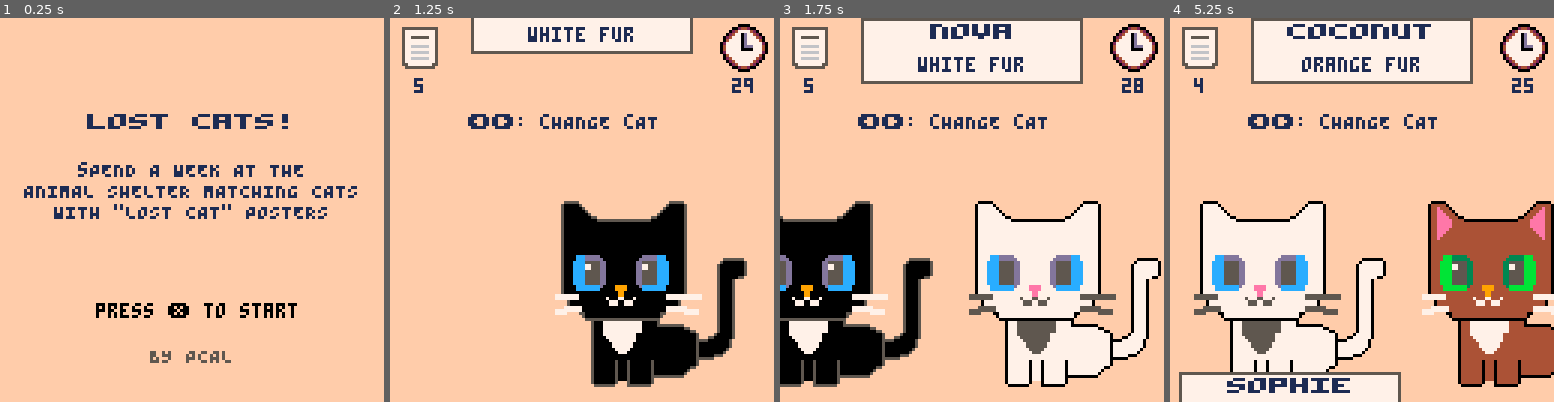
Above: before the commit, frames 1-4 (left to right).
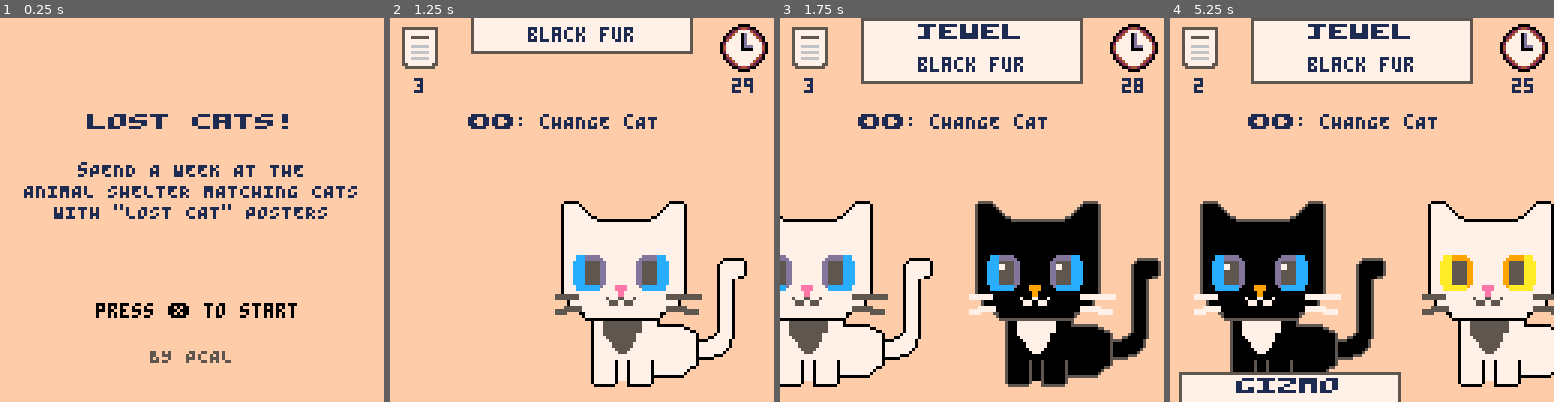
Above: after the commit, the same moments.

Repository: pcal43/pico8-papurrs-please
Game: PICO-8 cartridge pico8-home/carts/lost-cats.p8
The game is run twice, just before and just after one commit, with the same random seed, the same clock (stepped at 60 frames per second) and the same inputs.
Inputs:
- Up to frame 1 (0.25 s): no input
- Up to frame 2 (1.25 s): tap X (X key) at 0.33, 1.07 s; tap O (Z key) at 0.7 s
- Up to frame 3 (1.75 s): hold Right from 1.6 s (still down); tap O (Z key) at 1.7 s
- Up to frame 4 (5.25 s): tap X (X key) every 1.12 s from 1.85 to 5.2 s; release Right at 2.1 s; tap O (Z key) every 0.4 s from 2.1 to 4.9 s; hold Up 2.15-2.42 s; hold Right 2.47-3.03 s; hold Left 3.08-3.58 s; hold Down 3.63-3.97 s; hold Right 4.02-4.68 s; hold Up 4.73-5.03 s; hold Left from 5.08 s (still down)

Frame 1 is identical in both runs. In frame 2, 14% of the frame differs, in the area x 6-93%, y 2-97%; in frame 3, 26%; in frame 4, 26%, in the area x 6-100%, y 1-98%.

Commit message:
checkpoint

Diff:
--- a/pico8-home/carts/src/GameScreen.lua
+++ b/pico8-home/carts/src/GameScreen.lua
@@ -422,12 +422,18 @@
         end
     end
 
-    -- Step 2: Create posters for posterCount randomly selected cats
+    -- Step 2: Create posters for posterCount cats, ensuring each poster matches exactly one cat
     local usedPosterCombos = {}
-    local catsForPosters = pickUniqueIntegers(posterCount, 1, catCount)
-
-    for i = 1, posterCount do
-        local catIndex = catsForPosters[i]
+    local catsWithPosters = {}  -- track which cats have valid posters
+    local availableCatIndices = {}
+    for i = 1, catCount do
+        add(availableCatIndices, i)
+    end
+    shuffleArray(availableCatIndices)  -- randomize order
+
+    local catPoolIndex = 1
+    while #posters < posterCount and catPoolIndex <= #availableCatIndices do
+        local catIndex = availableCatIndices[catPoolIndex]
         local cat = cats[catIndex]
         local foundValidPoster = false
         local posterAttempts = 0
@@ -463,27 +469,34 @@
 
             -- Check if this poster combo is unique
             if not usedPosterCombos[posterComboKey] then
-                -- Check if this poster would accidentally match any OTHER cat
-                local matchesOtherCat = false
+                -- Check if this poster matches exactly one cat (the intended one)
+                local matchingCatIndex = nil
+                local multipleMatches = false
+
                 for i = 1, #cats do
-                    if i != catIndex then
-                        local otherCat = cats[i]
-                        local matches = true
-                        for traitKey, traitValue in pairs(posterTraits) do
-                            if otherCat.traits[traitKey] != traitValue then
-                                matches = false
-                                break
-                            end
-                        end
-                        if matches then
-                            matchesOtherCat = true
+                    local testCat = cats[i]
+                    local matches = true
+                    for traitKey, traitValue in pairs(posterTraits) do
+                        if testCat.traits[traitKey] != traitValue then
+                            matches = false
                             break
                         end
                     end
-                end
-
-                if not matchesOtherCat then
+
+                    if matches then
+                        if matchingCatIndex == nil then
+                            matchingCatIndex = i
+                        else
+                            multipleMatches = true
+                            break
+                        end
+                    end
+                end
+
+                -- Only accept if it matches exactly the intended cat and no others
+                if matchingCatIndex == catIndex and not multipleMatches then
                     usedPosterCombos[posterComboKey] = true
+                    catsWithPosters[catIndex] = true
                     local name = requireNonNil(get_cat_name(name_indeces[catIndex]), "nil cat name")
                     local poster = Poster.new(name, name_indeces[catIndex] < CAT_NAME_FIRST_MALE, posterTraits)
                     add(posters, poster)
@@ -493,21 +506,14 @@
         end
 
         if not foundValidPoster then
-            printh("error: couldn't create valid poster for cat "..catIndex)
-            -- Still add a poster to maintain array structure, even if suboptimal
-            local name = requireNonNil(get_cat_name(name_indeces[catIndex]), "nil cat name")
-            local posterTraits = {}
-            -- Use first minTraits traits from the cat
-            local traitIdx = 0
-            for _, traitKey in pairs(posterTraitKeys) do
-                if traitIdx < minTraits then
-                    posterTraits[traitKey] = cat.traits[traitKey]
-                    traitIdx += 1
-                end
-            end
-            local poster = Poster.new(name, name_indeces[catIndex] < CAT_NAME_FIRST_MALE, posterTraits)
-            add(posters, poster)
-        end
+            printh("warning: couldn't create unique poster for cat "..catIndex..", skipping")
+        end
+
+        catPoolIndex += 1
+    end
+
+    if #posters < posterCount then
+        printh("warning: only created "..#posters.." unique posters (requested "..posterCount..")")
     end
 
     -- Shuffle cats so they're not in the same order as posters
